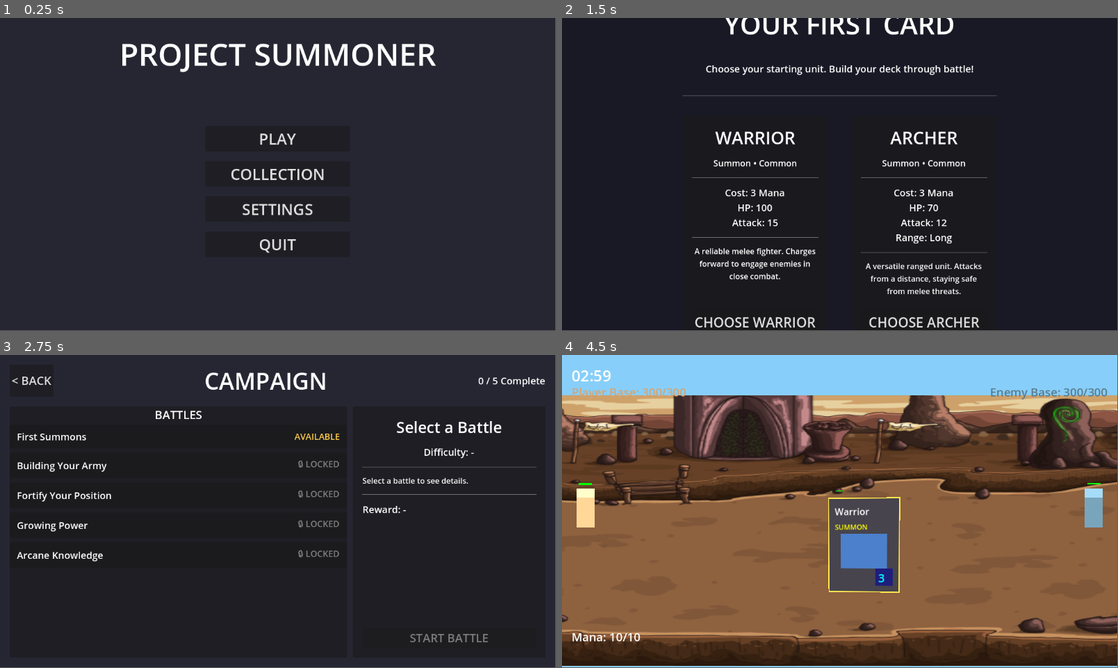
Above: before the commit, frames 1-4 (two rows, left to right).
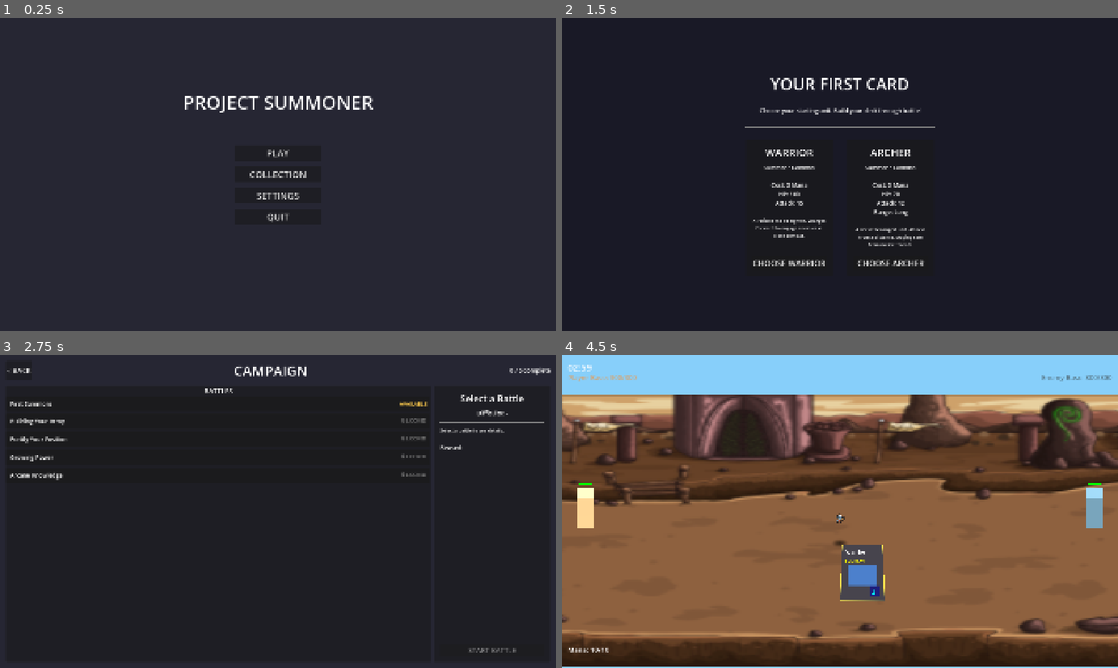
Above: after the commit, the same moments.

Repository: amari-charles/project-summoner
Game: Godot game, scene res://scenes/ui/main_menu.tscn
Same seed, same stepped clock (60 frames per second), same inputs: the game is played once before the commit and once after it.
Inputs (mouse positions are in pixels of both pictures, inside the frame that each line leads up to; where the layout moved, square brackets give the same spot in the first picture):
- Up to frame 1 (0.25 s): no input
- Up to frame 2 (1.5 s): click "PLAY" at 0.5 s; click "SELECT" at 1.25 s
- Up to frame 3 (2.75 s): click "CHOOSE WARRIOR" at 2 s
- Up to frame 4 (4.5 s): click (778, 405) [739, 436] at 2.75 s; click "START BATTLE" at 3.5 s; tap Enter at 4.25 s; drag from (840, 614) to (895, 442) at 4.27 s
In our replay, the window is 799x449 before the commit and 800x450 after it. These sizes can differ from the game's own. Grey fills any space a smaller window leaves; there, only what the larger window draws over its background counts as a difference.

The runs differ from the first frame. In frame 1, 3.7% of the frame differs, in the area x 22-79%, y 8-76%; in frame 2, 7.5%; in frame 3, 4.6%; in frame 4, 9.9%, in the area x 0-100%, y 3-100%.

Commit message:
Configure mobile display settings for competitive fairness
Added [display] section with:
- 1920×1080 base resolution (16:9)
- Landscape orientation for card battle gameplay
- "keep" aspect ratio for competitive PvP fairness
- "canvas_items" stretch mode for crisp UI rendering
- Fullscreen mode for mobile devices

All players see identical battlefield area regardless of device.

🤖 Generated with [Claude Code](https://claude.com/claude-code)

Co-Authored-By: Claude <noreply@anthropic.com>

Diff:
--- a/project.godot
+++ b/project.godot
@@ -15,6 +15,15 @@
 config/features=PackedStringArray("4.5", "Forward Plus")
 config/icon="res://icon.svg"
 
+[display]
+
+window/size/viewport_width=1920
+window/size/viewport_height=1080
+window/size/mode=3
+window/stretch/mode="canvas_items"
+window/stretch/aspect="keep"
+window/handheld/orientation=0
+
 [autoload]
 
 CardCatalog="*res://scripts/data/card_catalog.gd"
